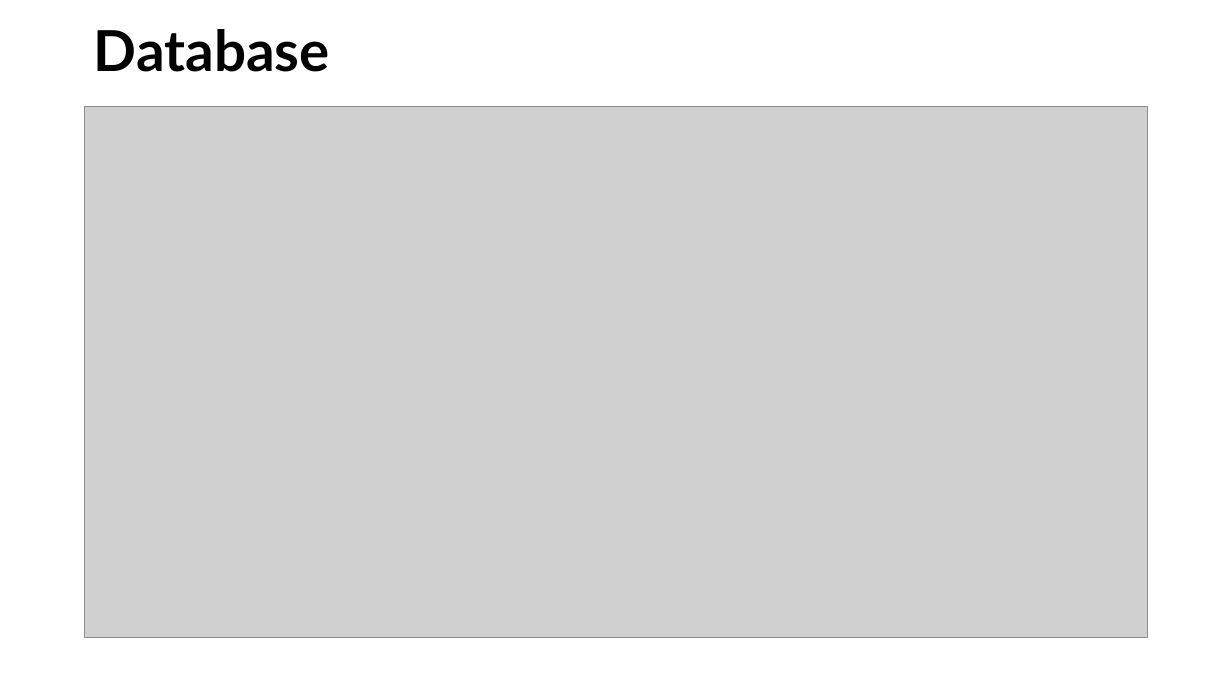
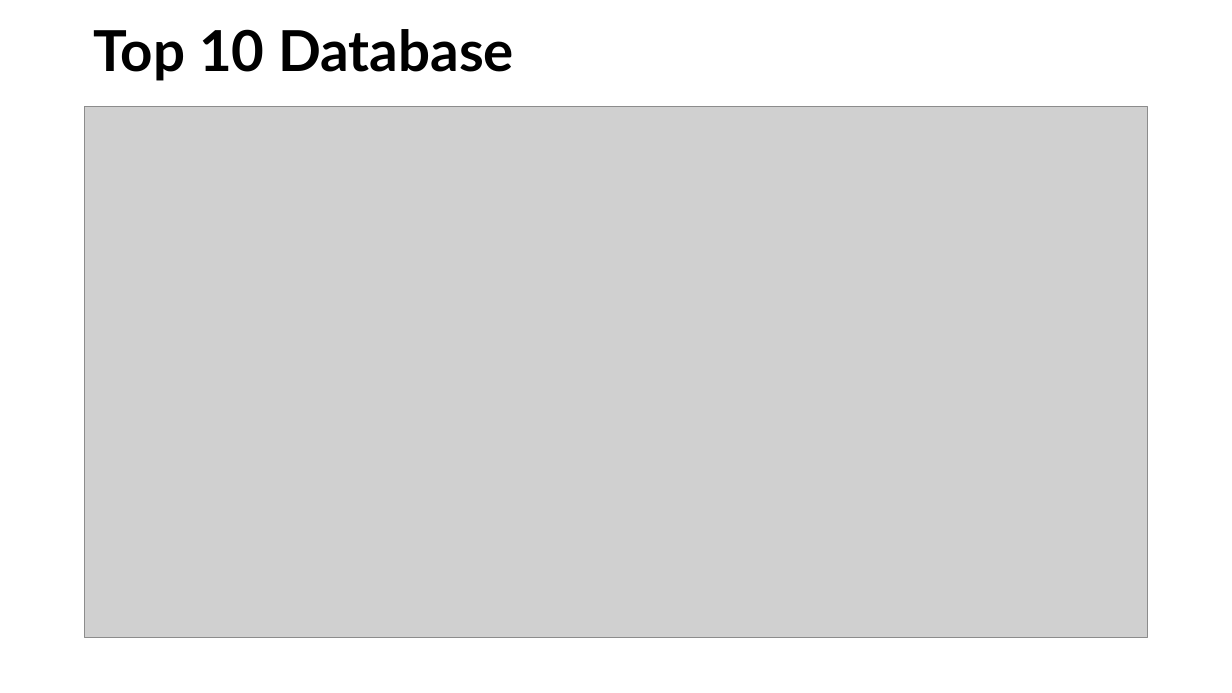
Before and after one commit to kuldeepemol/tech-nerds, a slide deck: slide 16 of Stack-overflow-2018-data-analysis.pptx (slide 17 before the commit). Drawn at 1232x693 pixels with LibreOffice and Linux fonts; fonts in the diff are those of the drawing; grey boxes stand for pictures. Boxes give left, top, right and bottom in pixels: in the first picture for what was removed or moved away, otherwise in the second. Text is boxed around its words. In the diff, an @@ line names an element or a change of style, - is before the commit and + after.

```diff
--- a/Stack-overflow-2018-data-analysis.pptx
+++ b/Stack-overflow-2018-data-analysis.pptx
@@ title at box(94, 29, 514, 81): text changed @@
-Database
+Top 10 Database
```
Also in this commit, not shown: 1 other slide changed, 3 slides added, 1 slide removed, 4 other files.
